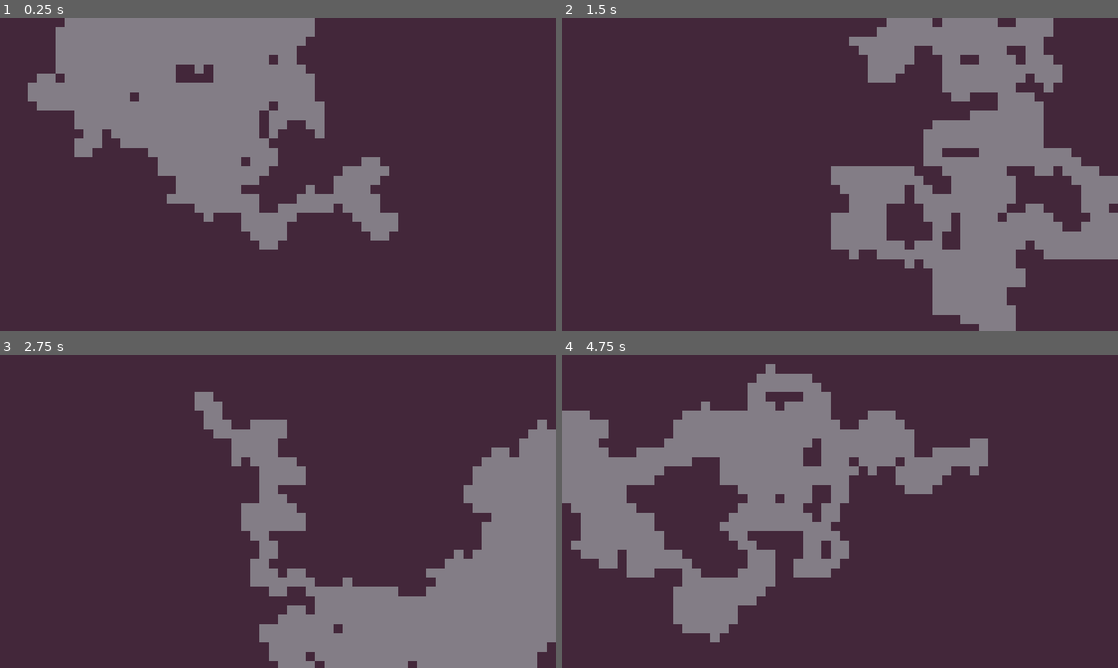
Above: before the commit, frames 1-4 (two rows, left to right).
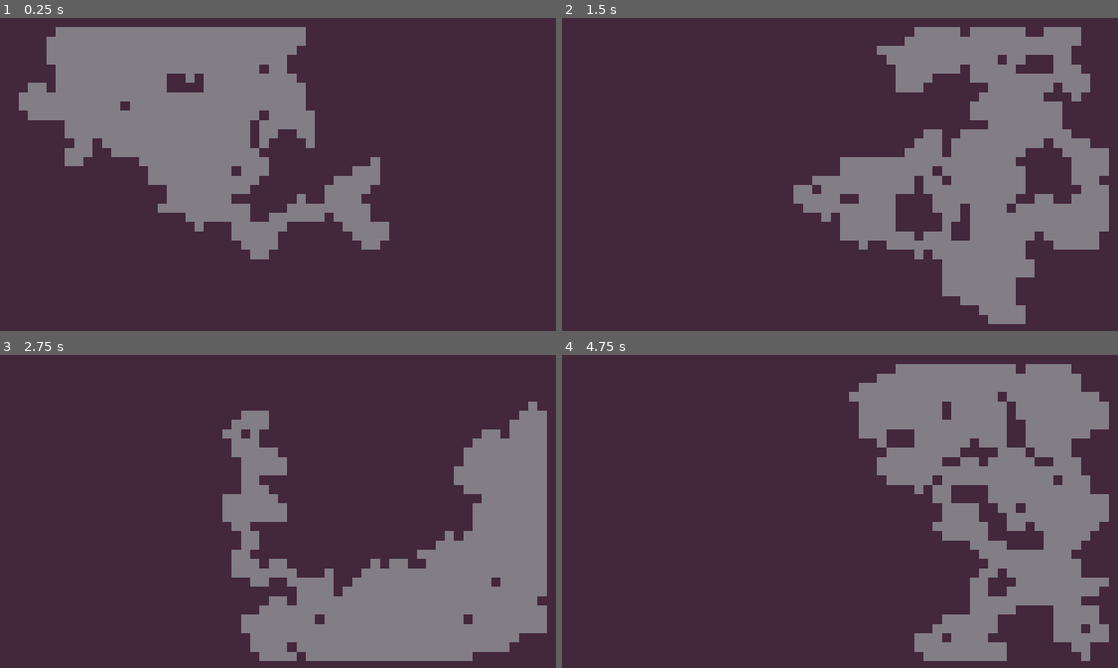
Above: after the commit, the same moments.

Repository: rkcf/gdDiggerDemo
Game: Godot game, scene res://scenes/DiggerManager.tscn
Same seed, same stepped clock (60 frames per second), same inputs: the game is played once before the commit and once after it.
Inputs:
- Up to frame 1 (0.25 s): no input
- Up to frame 2 (1.5 s): tap Enter (ui_accept) at 0.5, 0.77, 1.25 s
- Up to frame 3 (2.75 s): tap Enter (ui_accept) at 1.52, 2 s
- Up to frame 4 (4.75 s): tap Enter (ui_accept) at 2.75, 3.02, 3.5, 3.77, 4.25, 4.52 s

The runs differ from the first frame. In frame 1, 7.8% of the frame differs, in the area x 3-72%, y 0-78%; in frame 2, 15%; in frame 3, 12%; in frame 4, 46%, in the area x 0-99%, y 2-98%.

Commit message:
add some boundary margin so rooms don't go off edge

Diff:
--- a/scenes/DiggerManager.gd
+++ b/scenes/DiggerManager.gd
@@ -15,7 +15,7 @@
 
 
 func _ready() -> void:
-	self.level_boundary = Rect2(0, 0, max_width, max_height)
+	self.level_boundary = Rect2(1, 1, max_width - 2, max_height - 2)
 	generate_level()
 
 # Main level generation function
